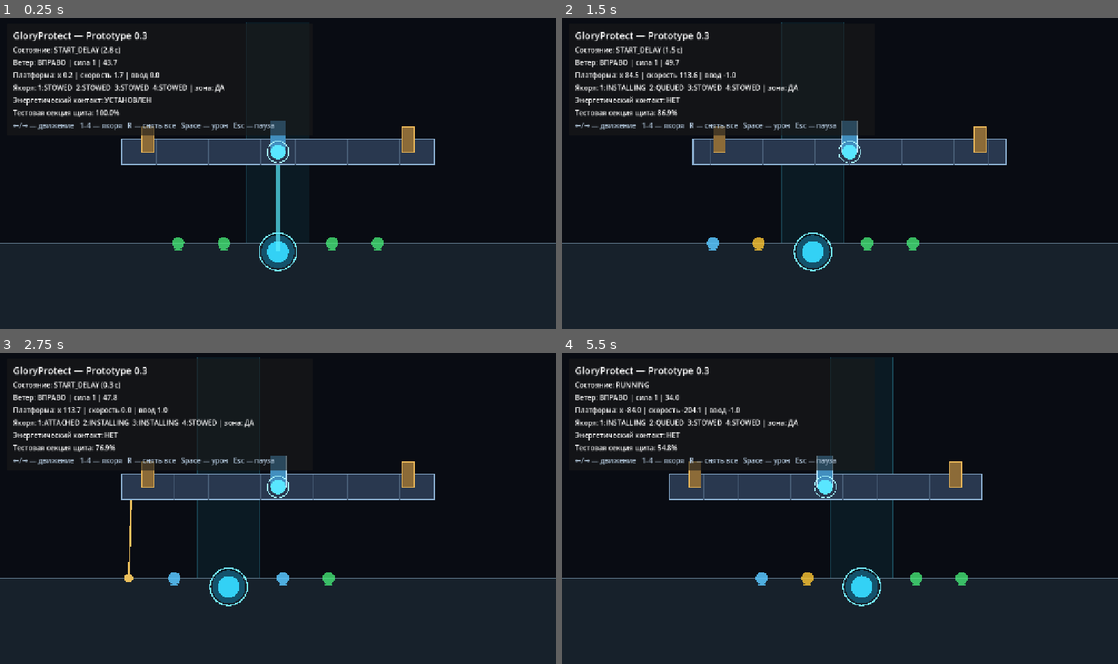
Above: before the commit, frames 1-4 (two rows, left to right).
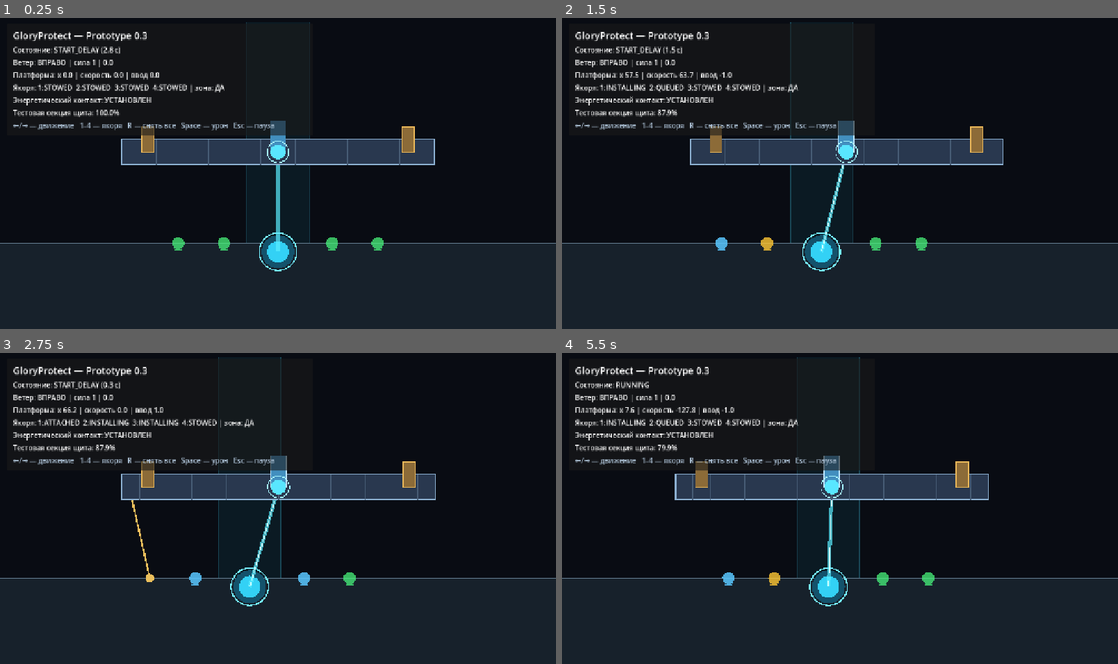
Above: after the commit, the same moments.

Repository: bageus/GloryProtect
Game: Godot game, scene res://scenes/game/game_root.tscn
The game is run twice, just before and just after one commit, with the same random seed, the same clock (stepped at 60 frames per second) and the same inputs.
Inputs:
- Up to frame 1 (0.25 s): no input
- Up to frame 2 (1.5 s): tap Enter (ui_accept) at 0.5, 0.77 s; hold Right (ui_right) 0.53-1.28 s; tap 1 at 0.6 s; hold Left (ui_left) from 1.28 s (still down); tap 2 at 1.35 s
- Up to frame 3 (2.75 s): tap Enter (ui_accept) at 1.52 s; release Left (ui_left) at 2.03 s; hold Right (ui_right) from 2.03 s (still down); tap 3 at 2.1 s
- Up to frame 4 (5.5 s): tap 4 at 2.85 s; tap Enter (ui_accept) at 3.02, 3.77, 4.52 s; release Right (ui_right) at 3.53 s; hold Left (ui_left) from 3.53 s (still down); tap R at 3.6 s; tap 1 at 4.35 s; tap 2 at 5.1 s

The runs differ from the first frame. In frame 1, 0.1% of the frame differs, in the area x 12-69%, y 1-78%; in frame 2, 2.5%; in frame 3, 2.7%; in frame 4, 3.8%, in the area x 11-77%, y 1-82%.
Error after the commit: Assertion failed: WindSystem requires WindBalance (res://scripts/platform/wind_system.gd:17)

Commit message:
refactor: make wind system data-driven

Diff:
--- a/scripts/platform/wind_system.gd
+++ b/scripts/platform/wind_system.gd
@@ -3,11 +3,7 @@
 
 signal wind_state_changed(direction: int, strength_level: int, base_force: float)
 
-@export var level_forces: PackedFloat32Array = PackedFloat32Array([42.0, 78.0, 126.0])
-@export_range(1.0, 30.0, 0.1) var change_interval_min: float = 5.0
-@export_range(1.0, 30.0, 0.1) var change_interval_max: float = 9.0
-@export_range(0.0, 50.0, 0.1) var fluctuation_force: float = 8.0
-@export_range(0.1, 5.0, 0.1) var fluctuation_speed: float = 0.85
+@export var balance: WindBalance
 
 var direction: int = 1
 var strength_level: int = 1
@@ -18,6 +14,7 @@
 
 
 func _ready() -> void:
+	assert(balance != null, "WindSystem requires WindBalance")
 	_rng.randomize()
 	_schedule_next_change()
 	wind_state_changed.emit(direction, strength_level, get_base_force())
@@ -31,14 +28,16 @@
 
 
 func get_base_force() -> float:
-	if level_forces.is_empty():
+	if balance == null or balance.level_forces.is_empty():
 		return 0.0
-	var index := clampi(strength_level - 1, 0, level_forces.size() - 1)
-	return level_forces[index]
+	var index := clampi(strength_level - 1, 0, balance.level_forces.size() - 1)
+	return balance.level_forces[index]
 
 
 func get_current_force() -> float:
-	var wobble := sin(elapsed_time * fluctuation_speed) * fluctuation_force
+	if balance == null:
+		return 0.0
+	var wobble := sin(elapsed_time * balance.fluctuation_speed) * balance.fluctuation_force
 	return float(direction) * maxf(0.0, get_base_force() + wobble)
 
 
@@ -48,7 +47,7 @@
 
 func set_debug_state(new_direction: int, new_strength_level: int) -> void:
 	direction = 1 if new_direction >= 0 else -1
-	strength_level = clampi(new_strength_level, 1, max(1, level_forces.size()))
+	strength_level = clampi(new_strength_level, 1, _get_max_strength_level())
 	_state_time = 0.0
 	_schedule_next_change()
 	wind_state_changed.emit(direction, strength_level, get_base_force())
@@ -56,16 +55,22 @@
 
 func _roll_next_state() -> void:
 	_state_time = 0.0
-
-	# Direction and strength are independent. This intentionally allows the
-	# same state to repeat so the wind does not feel mechanically alternating.
 	direction = -1 if _rng.randf() < 0.5 else 1
-	strength_level = _rng.randi_range(1, max(1, level_forces.size()))
+	strength_level = _rng.randi_range(1, _get_max_strength_level())
 	_schedule_next_change()
 	wind_state_changed.emit(direction, strength_level, get_base_force())
 
 
 func _schedule_next_change() -> void:
-	var low := minf(change_interval_min, change_interval_max)
-	var high := maxf(change_interval_min, change_interval_max)
+	if balance == null:
+		_next_change_time = 1.0
+		return
+	var low := minf(balance.change_interval_min, balance.change_interval_max)
+	var high := maxf(balance.change_interval_min, balance.change_interval_max)
 	_next_change_time = _rng.randf_range(low, high)
+
+
+func _get_max_strength_level() -> int:
+	if balance == null:
+		return 1
+	return maxi(1, balance.level_forces.size())
